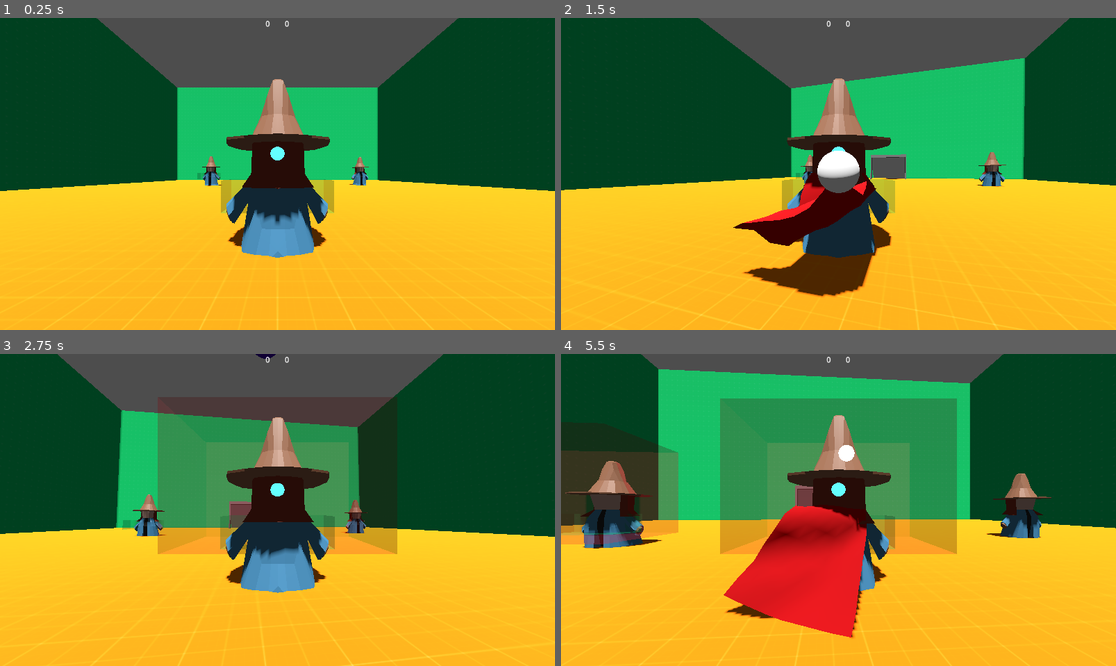
Above: before the commit, frames 1-4 (two rows, left to right).
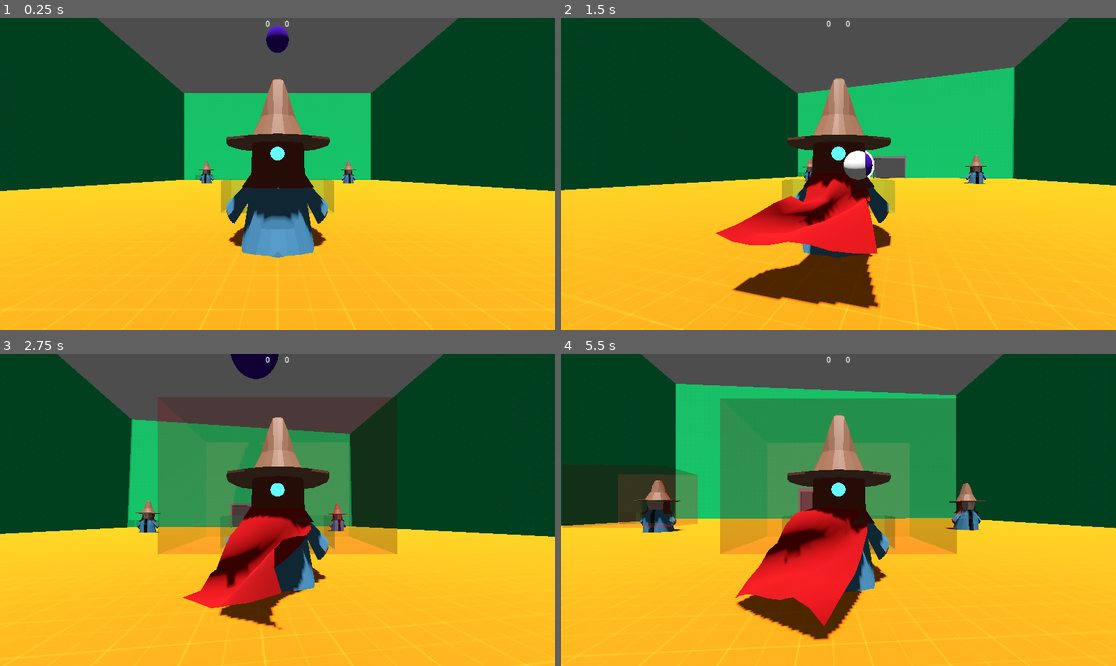
Above: after the commit, the same moments.

Repository: AndreMoukarzel/magic-force
Game: Godot game, scene res://test_scene.tscn
Same seed, same stepped clock (60 frames per second), same inputs: the game is played once before the commit and once after it.
Inputs (mouse positions are in pixels of both pictures, inside the frame that each line leads up to):
- Up to frame 1 (0.25 s): no input
- Up to frame 2 (1.5 s): move the mouse to (866, 174) at 0.52 s; hold Space (float) 0.53-1.28 s; hold W (forward) from 0.53 s (still down); move the mouse to (810, 174) at 1.27 s; click (810, 174) at 1.35 s
- Up to frame 3 (2.75 s): keep holding W (forward); move the mouse to (288, 503) at 2.02 s; hold Right mouse button (secondary_action) from 2.03 s (still down)
- Up to frame 4 (5.5 s): keep holding W (forward); move the mouse to (832, 516) at 2.77 s; release Right mouse button (secondary_action) at 2.78 s; tap Space (float) at 2.85 s; move the mouse to (877, 513) at 3.52 s; press the mouse at (877, 513) at 3.53 s; move the mouse to (794, 506) at 4.27 s; release the mouse at (794, 506) at 4.28 s; right-click (794, 506) at 4.35 s; move the mouse to (844, 510) at 5.02 s; hold Space (float) from 5.03 s (still down)

The runs differ from the first frame. In frame 1, 2.2% of the frame differs, in the area x 25-75%, y 2-94%; in frame 2, 8.9%; in frame 3, 8.8%; in frame 4, 16%, in the area x 0-89%, y 4-96%.

Commit message:
Handle spawning starting positions

Diff:
--- a/entity/pusher.tscn
+++ b/entity/pusher.tscn
@@ -17,7 +17,6 @@
 [node name="Mage" type="Node3D" parent="."]
 
 [node name="BaseMage" parent="Mage" instance=ExtResource("1_4tdr0")]
-transform = Transform3D(-1, 0, -8.74228e-08, 0, 1, 0, 8.74228e-08, 0, -1, 0, 0, 0)
 
 [node name="ForcePush" parent="." instance=ExtResource("3_gyt0c")]
 
--- /dev/null
+++ b/gameplay_handlers/game_handler.tscn
@@ -0,0 +1,15 @@
+[gd_scene load_steps=3 format=3 uid="uid://qmir5vg1sis3"]
+
+[ext_resource type="PackedScene" uid="uid://be5prj4vyqmow" path="res://gameplay_handlers/spawn_handler.tscn" id="1_7jguk"]
+[ext_resource type="PackedScene" uid="uid://qkf6p7xymemo" path="res://gameplay_handlers/point_handler.tscn" id="3_3awm7"]
+
+[node name="GameHandler" type="Node"]
+
+[node name="SpawnHandler" parent="." node_paths=PackedStringArray("POINT_HANDLER") instance=ExtResource("1_7jguk")]
+POINT_HANDLER = NodePath("../PointHandler")
+
+[node name="PointHandler" parent="." instance=ExtResource("3_3awm7")]
+
+[node name="TeamA" type="Node" parent="."]
+
+[node name="TeamB" type="Node" parent="."]
--- /dev/null
+++ b/gameplay_handlers/point_handler.tscn
@@ -0,0 +1,32 @@
+[gd_scene load_steps=2 format=3 uid="uid://qkf6p7xymemo"]
+
+[ext_resource type="Script" uid="uid://hcj0epu188wp" path="res://gameplay_handlers/point_handler.gd" id="1_qvxy1"]
+
+[node name="PointHandler" type="Control" node_paths=PackedStringArray("GOAL_A", "GOAL_B")]
+layout_mode = 3
+anchors_preset = 10
+anchor_right = 1.0
+grow_horizontal = 2
+size_flags_horizontal = 3
+script = ExtResource("1_qvxy1")
+GOAL_A = NodePath("")
+GOAL_B = NodePath("")
+
+[node name="HBoxContainer" type="HBoxContainer" parent="."]
+layout_mode = 1
+anchors_preset = 5
+anchor_left = 0.5
+anchor_right = 0.5
+offset_left = -12.0
+offset_right = 12.0
+offset_bottom = 23.0
+grow_horizontal = 2
+theme_override_constants/separation = 30
+
+[node name="ScoreA" type="Label" parent="HBoxContainer"]
+layout_mode = 2
+text = "0"
+
+[node name="ScoreB" type="Label" parent="HBoxContainer"]
+layout_mode = 2
+text = "0"
--- a/spawn_handler.gd
+++ b/gameplay_handlers/spawn_handler.gd
@@ -14,6 +14,7 @@
 func _ready() -> void:
 	spawn_ball()
 	POINT_HANDLER.goal_scored.connect(goal_was_scored)
+	spawn_players()
 
 
 func spawn_ball() -> void:
@@ -27,11 +28,15 @@
 
 
 func spawn_players() -> void:
-	spawn_player($"../Player".global_position, "A")
+	for player in $"../TeamA".get_children():
+		spawn_player(player, "A")
+	for player in $"../TeamB".get_children():
+		spawn_player(player, "B")
 
 
-func spawn_player(player_pos: Vector3=Vector3(), team: String="A") -> void:
+func spawn_player(player: Node3D, team: String="A") -> void:
 	var timer := get_tree().create_timer(SPAWN_COOLDOWN)
+	var player_pos: Vector3 = player.global_position
 	var closest_available_spawn: Marker3D = _get_closest_available_spawn(player_pos, team)
 
 	# Makes timer unavailable
@@ -40,11 +45,11 @@
 		_release_spawn(closest_available_spawn, team)
 	)
 
-	$"../Player".global_position = closest_available_spawn.global_position
+	player.global_position = closest_available_spawn.global_position
 
 
 func goal_was_scored() -> void:
-	$RespawnTimer.start()
+	$GoalRespawnTimer.start()
 	# DOES NOT exclude the ball, but make it so it can't be interacted with
 	ACTIVE_BALL.set_collision_layer_value(2, 0)
 
--- /dev/null
+++ b/gameplay_handlers/spawn_handler.tscn
@@ -0,0 +1,15 @@
+[gd_scene load_steps=3 format=3 uid="uid://be5prj4vyqmow"]
+
+[ext_resource type="Script" uid="uid://buqwqt1pevghn" path="res://gameplay_handlers/spawn_handler.gd" id="1_6oghj"]
+[ext_resource type="PackedScene" uid="uid://cbq8n0y1yl5u0" path="res://ball/ball.tscn" id="2_jsklm"]
+
+[node name="SpawnHandler" type="Node" node_paths=PackedStringArray("POINT_HANDLER")]
+script = ExtResource("1_6oghj")
+BALL_SCN = ExtResource("2_jsklm")
+POINT_HANDLER = NodePath("")
+
+[node name="GoalRespawnTimer" type="Timer" parent="."]
+wait_time = 2.0
+one_shot = true
+
+[connection signal="timeout" from="GoalRespawnTimer" to="." method="_on_respawn_timer_timeout"]
--- a/test_scene.tscn
+++ b/test_scene.tscn
@@ -1,12 +1,10 @@
-[gd_scene load_steps=13 format=3 uid="uid://dlf2cy08l0smq"]
+[gd_scene load_steps=11 format=3 uid="uid://dlf2cy08l0smq"]
 
-[ext_resource type="Script" uid="uid://hcj0epu188wp" path="res://point_handler.gd" id="1_2nij2"]
-[ext_resource type="Script" uid="uid://buqwqt1pevghn" path="res://spawn_handler.gd" id="1_7cbxl"]
 [ext_resource type="Texture2D" uid="uid://lgsidpu2qvf0" path="res://texture_04.png" id="1_ia1lp"]
+[ext_resource type="PackedScene" uid="uid://qmir5vg1sis3" path="res://gameplay_handlers/game_handler.tscn" id="1_vr1i5"]
 [ext_resource type="PackedScene" uid="uid://bx8b8yvq5h1jd" path="res://player/player.tscn" id="3_sasra"]
 [ext_resource type="Texture2D" uid="uid://dx8f8idcufjnf" path="res://texture_01.png" id="4_8pr8v"]
 [ext_resource type="PackedScene" uid="uid://cj03l5kvgpert" path="res://goals/goal.tscn" id="4_coq8p"]
-[ext_resource type="PackedScene" uid="uid://cbq8n0y1yl5u0" path="res://ball/ball.tscn" id="8_buypi"]
 [ext_resource type="PackedScene" uid="uid://yyhv57x8ch56" path="res://entity/pusher.tscn" id="8_njel3"]
 [ext_resource type="PackedScene" uid="uid://cq82bbnw3xp8x" path="res://entity/grabber.tscn" id="9_njel3"]
 
@@ -29,44 +27,23 @@
 transform = Transform3D(1, 0, 0, 0, 0.278689, 0.960381, 0, -0.960381, 0.278689, 0, 14.3357, 0)
 shadow_enabled = true
 
-[node name="SpawnHandler" type="Node" parent="." node_paths=PackedStringArray("POINT_HANDLER", "SPAWNERS")]
-script = ExtResource("1_7cbxl")
-BALL_SCN = ExtResource("8_buypi")
-POINT_HANDLER = NodePath("../PointHandler")
-SPAWNERS = NodePath("../SpawnPoints")
+[node name="GameHandler" parent="." instance=ExtResource("1_vr1i5")]
 
-[node name="RespawnTimer" type="Timer" parent="SpawnHandler"]
-wait_time = 2.0
-one_shot = true
+[node name="SpawnHandler" parent="GameHandler" index="0" node_paths=PackedStringArray("SPAWNERS")]
+SPAWNERS = NodePath("../../SpawnPoints")
 
-[node name="PointHandler" type="Control" parent="." node_paths=PackedStringArray("GOAL_A", "GOAL_B")]
-layout_mode = 3
-anchors_preset = 10
-anchor_right = 1.0
-grow_horizontal = 2
-size_flags_horizontal = 3
-script = ExtResource("1_2nij2")
-GOAL_A = NodePath("../GoalA")
-GOAL_B = NodePath("../GoalB")
+[node name="PointHandler" parent="GameHandler" index="1" node_paths=PackedStringArray("GOAL_A", "GOAL_B")]
+GOAL_A = NodePath("../../GoalA")
+GOAL_B = NodePath("../../GoalB")
 
-[node name="HBoxContainer" type="HBoxContainer" parent="PointHandler"]
-layout_mode = 1
-anchors_preset = 5
-anchor_left = 0.5
-anchor_right = 0.5
-offset_left = -12.0
-offset_right = 12.0
-offset_bottom = 23.0
-grow_horizontal = 2
-theme_override_constants/separation = 30
+[node name="Player" parent="GameHandler/TeamA" index="0" instance=ExtResource("3_sasra")]
+transform = Transform3D(1, 0, 0, 0, 1, 0, 0, 0, 1, 0, 1.16494, 7.29029)
 
-[node name="ScoreA" type="Label" parent="PointHandler/HBoxContainer"]
-layout_mode = 2
-text = "0"
+[node name="Pusher" parent="GameHandler/TeamB" index="0" instance=ExtResource("8_njel3")]
+transform = Transform3D(-1, 0, -8.74228e-08, 0, 1, 0, 8.74228e-08, 0, -1, -11.5052, 1.97, -22.0322)
 
-[node name="ScoreB" type="Label" parent="PointHandler/HBoxContainer"]
-layout_mode = 2
-text = "0"
+[node name="Grabber" parent="GameHandler/TeamB" index="1" instance=ExtResource("9_njel3")]
+transform = Transform3D(1, 0, 0, 0, 1, 0, 0, 0, 1, 15.0941, 1.97, -23.9635)
 
 [node name="Walls" type="CSGCombiner3D" parent="."]
 material_override = SubResource("StandardMaterial3D_buypi")
@@ -88,9 +65,6 @@
 use_collision = true
 size = Vector3(65, 1, 105)
 metadata/_edit_lock_ = true
-
-[node name="Player" parent="." instance=ExtResource("3_sasra")]
-transform = Transform3D(1, 0, 0, 0, 1, 0, 0, 0, 1, 0, 1.16494, 7.29029)
 
 [node name="GoalA" parent="." instance=ExtResource("4_coq8p")]
 transform = Transform3D(1, 0, 0, 0, 1, 0, 0, 0, 1, 0, 0, -45)
@@ -142,10 +116,4 @@
 [node name="Spawn4" type="Marker3D" parent="SpawnPoints/SpawnsB"]
 transform = Transform3D(1, 0, 0, 0, 1, 0, 0, 0, 1, 0, 0, 12)
 
-[node name="Pusher" parent="." instance=ExtResource("8_njel3")]
-transform = Transform3D(-1, 0, -8.74228e-08, 0, 1, 0, 8.74228e-08, 0, -1, -11.5052, 1.97, -22.0322)
-
-[node name="Grabber" parent="." instance=ExtResource("9_njel3")]
-transform = Transform3D(1, 0, 0, 0, 1, 0, 0, 0, 1, 15.0941, 1.97, -23.9635)
-
-[connection signal="timeout" from="SpawnHandler/RespawnTimer" to="SpawnHandler" method="_on_respawn_timer_timeout"]
+[editable path="GameHandler"]
Renamed: point_handler.gd -> gameplay_handlers/point_handler.gd
Renamed: point_handler.gd.uid -> gameplay_handlers/point_handler.gd.uid
Renamed: spawn_handler.gd.uid -> gameplay_handlers/spawn_handler.gd.uid
